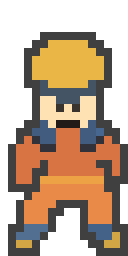
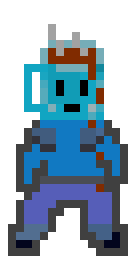
The second 128×256 image is a revision of the first. Changes to its layers:
removed layer "Layer 3" over box(8, 24, 120, 248)
removed layer "Layer 1" over box(24, 40, 88, 56)
removed layer "Background" over box(8, 24, 120, 248)
added group "Blue Team" with 3 layers above "Orange Team" over box(8, 24, 120, 248)
added layer "player_b2_idle" in group "Blue Team" over box(8, 24, 120, 248)
added layer "player_b1_idle" in group "Blue Team" over box(8, 24, 120, 248)
added layer "player_b0_idle" in group "Blue Team" over box(8, 24, 120, 248)
added group "Orange Team" with 3 layers over box(8, 24, 120, 248)
added layer "player_a2_idle" in group "Orange Team" over box(8, 24, 120, 248)
added layer "player_a1_idle" in group "Orange Team" over box(8, 24, 120, 248)
added layer "player_a0_idle" in group "Orange Team" over box(8, 24, 120, 248)
